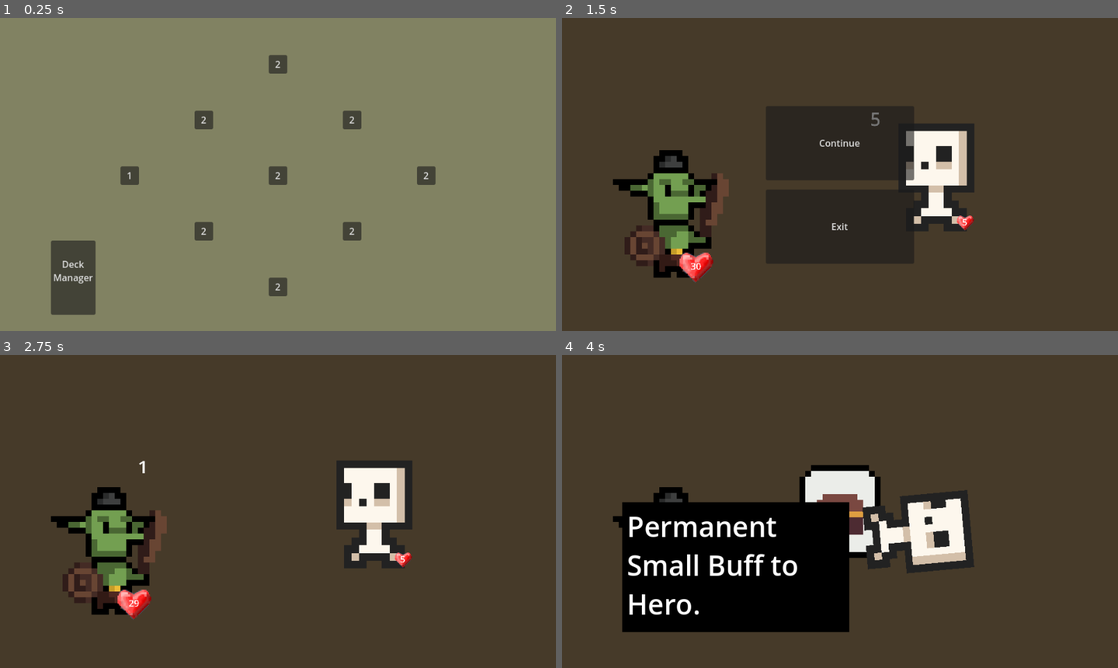
Above: before the commit, frames 1-4 (two rows, left to right).
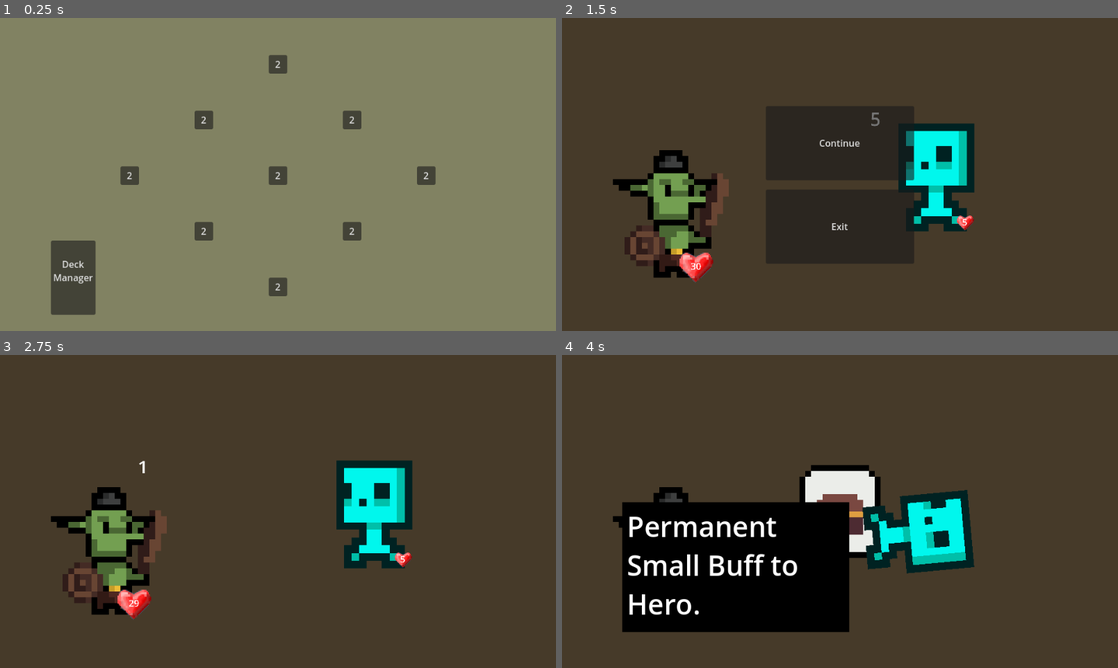
Above: after the commit, the same moments.

Repository: jakmik2/rogue-cards
Game: Godot game, scene res://scenes/Overworld.tscn
Same seed, same stepped clock (60 frames per second), same inputs: the game is played once before the commit and once after it. This scene is started directly instead of the project's main scene.
Inputs (mouse positions are in pixels of both pictures, inside the frame that each line leads up to):
- Up to frame 1 (0.25 s): no input
- Up to frame 2 (1.5 s): click "1" (after the commit: "2") at 0.5 s; move the mouse to (962, 158) at 1.27 s; hold Up (ui_up) from 1.28 s (still down); click (962, 158) at 1.42 s
- Up to frame 3 (2.75 s): release Up (ui_up) at 2 s; click "Continue" at 2 s
- Up to frame 4 (4 s): move the mouse to (728, 527) at 2.77 s; move the mouse to (840, 511) at 3.52 s; hold Up (ui_up) from 3.53 s (still down); click (840, 511) at 3.67 s

The runs differ from the first frame. In frame 1, less than 0.1% of the frame differs, in the area x 22-24%, y 49-52%; in frame 2, 3.5%; in frame 3, 4.0%; in frame 4, 4.0%, in the area x 54-75%, y 43-70%.

Commit message:
small change 6-23

Diff:
--- a/scenes/Overworld.tscn
+++ b/scenes/Overworld.tscn
@@ -24,7 +24,7 @@
 offset_top = 256.0
 offset_right = 240.0
 offset_bottom = 288.0
-enemies = Array[String](["Skele0"])
+enemies = Array[String](["Skele1"])
 
 [node name="Level2" parent="Levels" node_paths=PackedStringArray("prereqs") instance=ExtResource("3_fp77y")]
 layout_mode = 0
--- a/scripts/Arena.gd
+++ b/scripts/Arena.gd
@@ -60,14 +60,6 @@
 		new_mob.position = mob_num_to_pos[i]
 		mobs.add_child(new_mob)
 		new_mob.setup()
-
-	#for i in range(len(enemy_lineup)):
-		## parse through the provided enemy string to provide conditions for setup()
-		#var new_enemy = enemy_lineup[i]
-		#$Mobs.get_child(i).tier = new_enemy.right(1).to_int()
-		#new_enemy = new_enemy.left(new_enemy.length()-1)
-		#$Mobs.get_child(i).species = new_enemy
-		#$Mobs.get_child(i).setup()
 
 	for monster in $Mobs.get_children():
 		# destroy any instances of "None"
